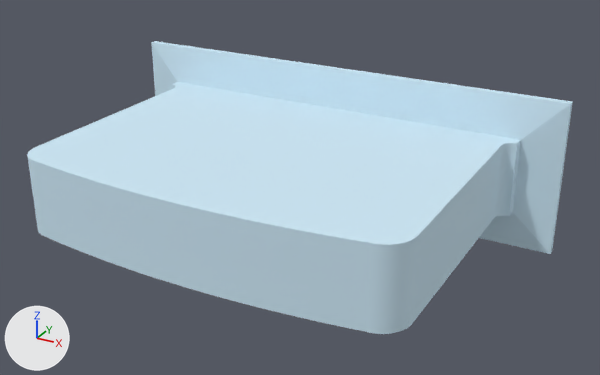
The FBX model Unity Project/Giroux-CAP6117-SANC - crown/Assets/Models/LOD Headstones/PA-622-F.fbx: old version first, new version second.
One viewpoint serves both versions: a camera (50 mm lens) standing at (1.345, -2.746, 1.125) and looking at (0.094, -0.472, -0.012). The lights are fixed; the arrows at lower left show +X, +Y and +Z. The older version comes first. Objects named as collision shapes, trigger or cutter boxes, shadow casters or lower levels of detail are left out. Where no turn or scale is listed for an object, it has been applied to the vertices.

In view in the first picture: 'PA-622-F_LOD0'.
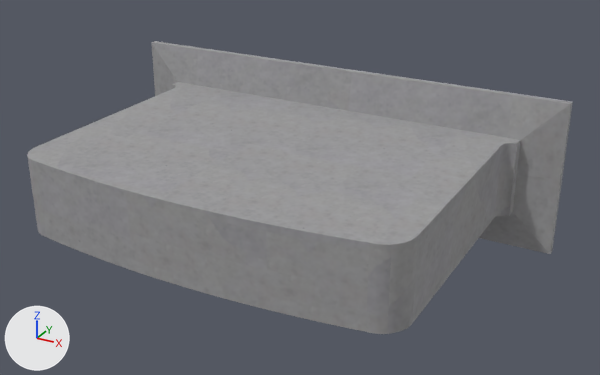
Edits to the scene script, one JSON object a line:
```json
{"op": "add", "block": "img_b_622_f_png", "code": ["img_b_622_f_png = load_image('B-622-F.png', '../../Materials/LOD Headstone Mats/B-622-F.png', 1024, 1024, 'sRGB')"]}
{"op": "add", "block": "mat_0_615686_0_811765_0_929412_0_000000_0_136", "code": ["mat_0_615686_0_811765_0_929412_0_000000_0_136 = principled_material('0.615686_0.811765_0.929412_0.000000_0.136')", "mat_0_615686_0_811765_0_929412_0_000000_0_136.texture = img_b_622_f_png", "mat_0_615686_0_811765_0_929412_0_000000_0_136.roughness = 0.859"]}
{"block": "me_mesh1", "where": "me_mesh1.from_pydata(...)  # 370 vertices, 736 faces; spans x -0.86..0.86, y -1.03..0.0, z -0.28..0.28"}
{"op": "remove", "block": "me_mesh1", "code": "me_mesh1.materials.append(mat_0_615686_0_811765_0_929412_0_000000_0_000000)  # blue #cee9f7"}
{"op": "add", "block": "me_mesh1", "code": "me_mesh1.materials.append(mat_0_615686_0_811765_0_929412_0_000000_0_136)  # picture img_b_622_f_png"}
```

Pixel boxes [x1, y1, x2, y2] of what changed, in the pictures (600 x 375 px):
```json
{"object": "PA-622-F_LOD0", "change": "recoloured", "before": [27, 41, 573, 334], "after": [27, 41, 573, 334], "on screen": "blue to grey"}
```
